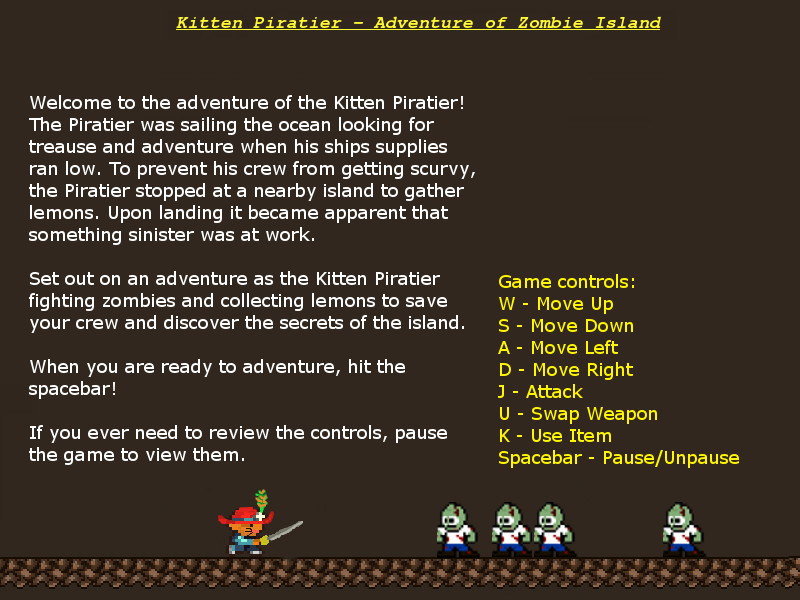
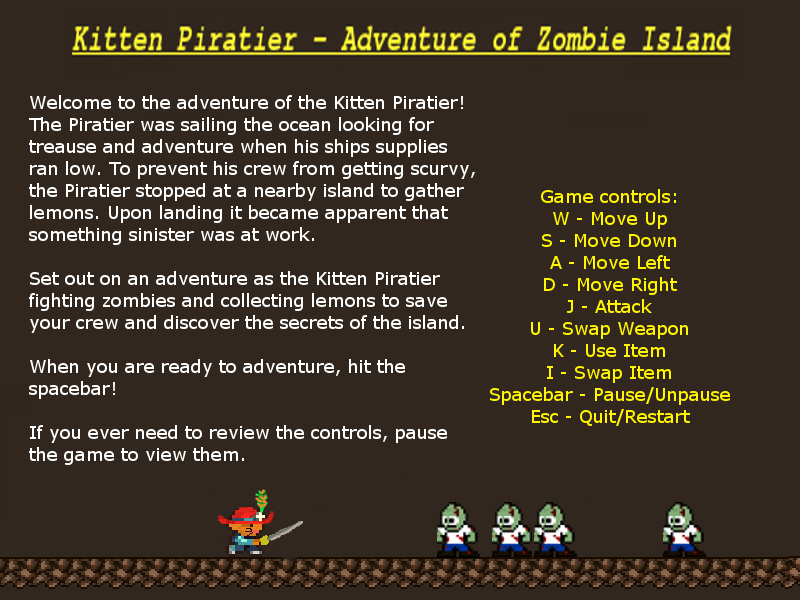
Before/after of a 800px x 600px layered artwork. What changed in the layer stack:
painted on "Game controls: ..." over [490, 189, 739, 468]
painted on "mainmenu.png" over [70, 16, 733, 58]
